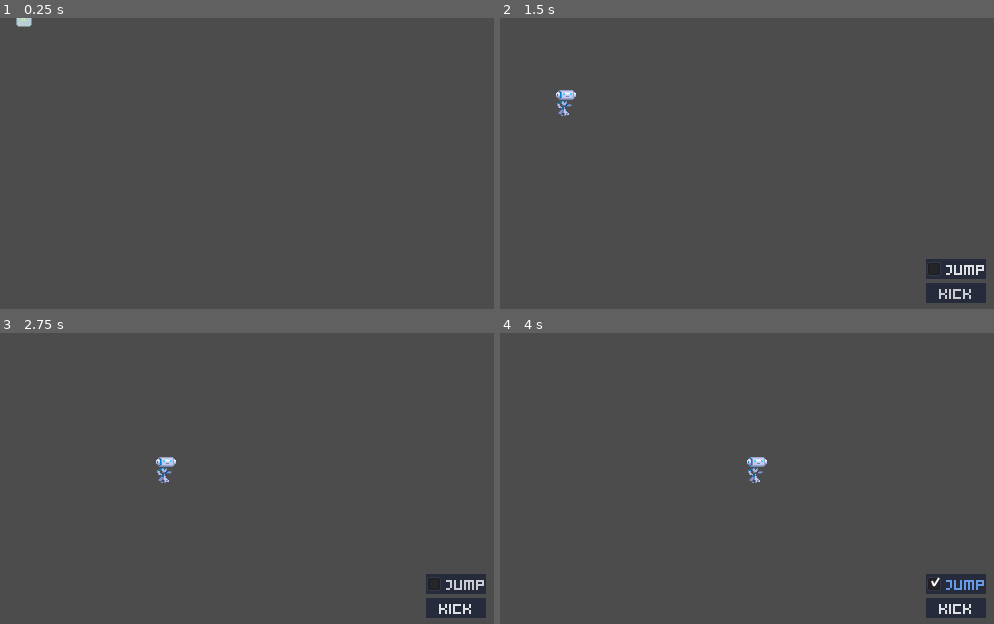
Above: before the commit, frames 1-4 (two rows, left to right).
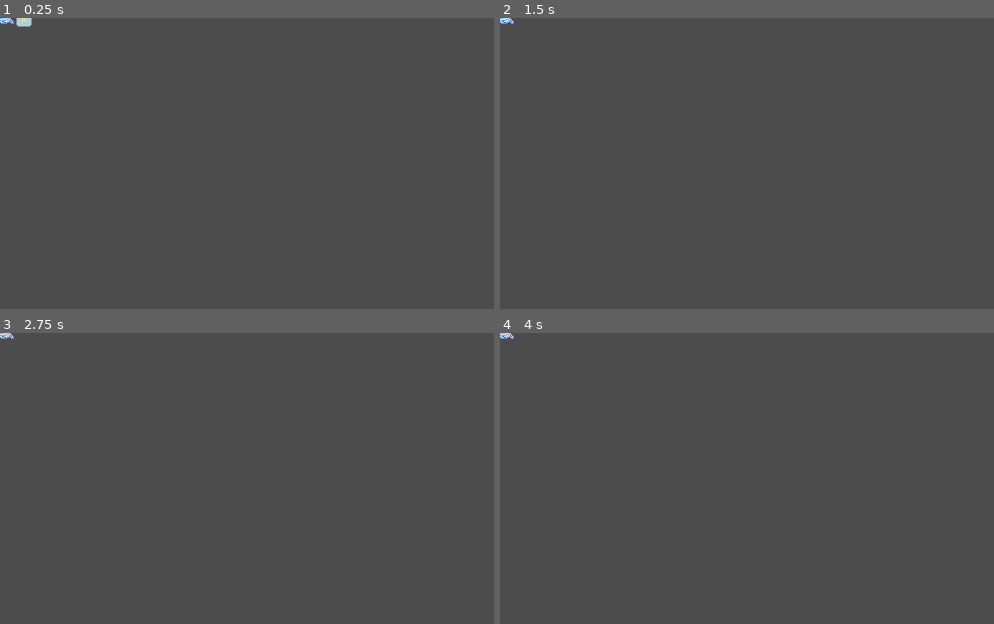
Above: after the commit, the same moments.

Repository: HexagonNico/Project-Wowie4
Game: Godot game, scene res://assets/levels/level.tscn
Two runs of this game, one before a commit and one after it. Both use one fixed random seed, a clock stepped at 60 frames per second and the inputs below. This scene is started directly instead of the project's main scene. The engine's default icon, where the game draws it, is replaced by a stand-in: a white triangle on a blue panel in a dark square.
Inputs (mouse positions are in pixels of both pictures, inside the frame that each line leads up to):
- Up to frame 1 (0.25 s): no input
- Up to frame 2 (1.5 s): move the mouse to (870, 151) at 0.52 s; click (870, 151) at 0.67 s; click (954, 268) at 1.25 s, where only the run before the commit has a clickable "Jump"
- Up to frame 3 (2.75 s): click (454, 609) at 2 s, where only the run before the commit has a clickable "Kick"
- Up to frame 4 (4 s): click (954, 583) at 2.75 s, where only the run before the commit has a clickable "Jump"; click (954, 609) at 3.5 s, where only the run before the commit has a clickable "Kick"

The runs differ from the first frame. In frame 1, less than 0.1% of the frame differs, in the area x 0-3%, y 0-3%; in frame 2, 1.9%, in the area x 0-99%, y 0-98%; in frame 3, 1.9%; in frame 4, 1.9%.

Commit message:
Level end

Diff:
--- a/assets/levels/level.gd
+++ b/assets/levels/level.gd
@@ -1,5 +1,7 @@
 extends Node2D
 
+
+export var next_level: PackedScene
 
 onready var animation_player = $AnimationPlayer
 
@@ -9,5 +11,11 @@
 	get_tree().reload_current_scene()
 
 
+func go_to_next_level():
+	if next_level != null:
+		# warning-ignore:return_value_discarded
+		get_tree().change_scene_to(next_level)
+
+
 func _on_reset_level_body_entered(_body: Node2D):
 	animation_player.play("ResetLevel")
--- a/assets/levels/level.tscn
+++ b/assets/levels/level.tscn
@@ -1,10 +1,11 @@
-[gd_scene load_steps=8 format=2]
+[gd_scene load_steps=9 format=2]
 
 [ext_resource path="res://assets/tileset/tileset.tres" type="TileSet" id=1]
 [ext_resource path="res://assets/robot/robot.tscn" type="PackedScene" id=2]
 [ext_resource path="res://assets/bubble_wrap/bubble_wrap_ball.tscn" type="PackedScene" id=3]
 [ext_resource path="res://assets/levels/level.gd" type="Script" id=4]
 [ext_resource path="res://icon.png" type="Texture" id=5]
+[ext_resource path="res://assets/teleporter/teleporter.tscn" type="PackedScene" id=6]
 
 [sub_resource type="Animation" id=2]
 length = 0.001
@@ -66,10 +67,8 @@
 
 [node name="Robot" parent="." instance=ExtResource( 2 )]
 
-[node name="Camera" type="Camera2D" parent="Robot"]
-current = true
-limit_left = 0
-limit_top = 0
+[node name="RemoteTransform" type="RemoteTransform2D" parent="Robot"]
+remote_path = NodePath("../../Camera")
 
 [node name="BubbleWrapBall" parent="." instance=ExtResource( 3 )]
 position = Vector2( 24, -8 )
@@ -80,6 +79,8 @@
 __meta__ = {
 "_edit_lock_": true
 }
+
+[node name="Teleporter" parent="." instance=ExtResource( 6 )]
 
 [node name="FadeToBlack" type="CanvasLayer" parent="."]
 layer = 100
@@ -100,4 +101,10 @@
 anims/RESET = SubResource( 2 )
 anims/ResetLevel = SubResource( 1 )
 
+[node name="Camera" type="Camera2D" parent="."]
+current = true
+limit_left = 0
+limit_top = 0
+
 [connection signal="body_entered" from="ResetLevel" to="." method="_on_reset_level_body_entered"]
+[connection signal="teleported" from="Teleporter" to="." method="go_to_next_level"]
--- /dev/null
+++ b/assets/teleporter/teleporter.gd
@@ -0,0 +1,14 @@
+extends Node2D
+
+
+signal teleported
+
+
+var count: int = 0
+
+
+func _on_body_entered(body: Node2D):
+	count += 1
+	body.queue_free()
+	if count == 2:
+		emit_signal("teleported")
--- /dev/null
+++ b/assets/teleporter/teleporter.tscn
@@ -0,0 +1,39 @@
+[gd_scene load_steps=5 format=2]
+
+[ext_resource path="res://assets/teleporter/teleporter.png" type="Texture" id=1]
+[ext_resource path="res://assets/teleporter/teleporter.gd" type="Script" id=2]
+
+[sub_resource type="ParticlesMaterial" id=1]
+lifetime_randomness = 0.2
+emission_shape = 2
+emission_box_extents = Vector3( 8, 1, 1 )
+flag_disable_z = true
+gravity = Vector3( 0, -98, 0 )
+initial_velocity_random = 0.1
+orbit_velocity = 0.0
+orbit_velocity_random = 0.0
+color = Color( 0.0156863, 0.901961, 1, 1 )
+hue_variation_random = 0.1
+
+[sub_resource type="RectangleShape2D" id=2]
+extents = Vector2( 8, 16 )
+
+[node name="Teleporter" type="Node2D"]
+script = ExtResource( 2 )
+
+[node name="Sprite" type="Sprite" parent="."]
+position = Vector2( 0, -3 )
+texture = ExtResource( 1 )
+
+[node name="Particles" type="Particles2D" parent="."]
+process_material = SubResource( 1 )
+
+[node name="TeleportArea" type="Area2D" parent="."]
+collision_layer = 0
+collision_mask = 5
+
+[node name="CollisionShape" type="CollisionShape2D" parent="TeleportArea"]
+position = Vector2( 0, -16 )
+shape = SubResource( 2 )
+
+[connection signal="body_entered" from="TeleportArea" to="." method="_on_body_entered"]
--- a/assets/tileset/level1.tscn
+++ b/assets/tileset/level1.tscn
@@ -13,16 +13,17 @@
 [node name="Robot" parent="." index="1"]
 position = Vector2( 64, 196 )
 
-[node name="Camera" parent="Robot" index="7"]
-process_mode = 0
-limit_right = 896
-limit_bottom = 352
-smoothing_enabled = true
-smoothing_speed = 8.0
-
 [node name="BubbleWrapBall" parent="." index="2"]
 position = Vector2( 104, 188 )
 
 [node name="CollisionShape" type="CollisionShape2D" parent="ResetLevel" index="0"]
 position = Vector2( 432, 360 )
 shape = SubResource( 1 )
+
+[node name="Teleporter" parent="." index="4"]
+position = Vector2( 480, 320 )
+
+[node name="Camera" parent="." index="7"]
+position = Vector2( 64, 196 )
+limit_right = 896
+limit_bottom = 352
Binary file added: assets/teleporter/teleporter.png
Not shown, added: assets/teleporter/teleporter.png.import
